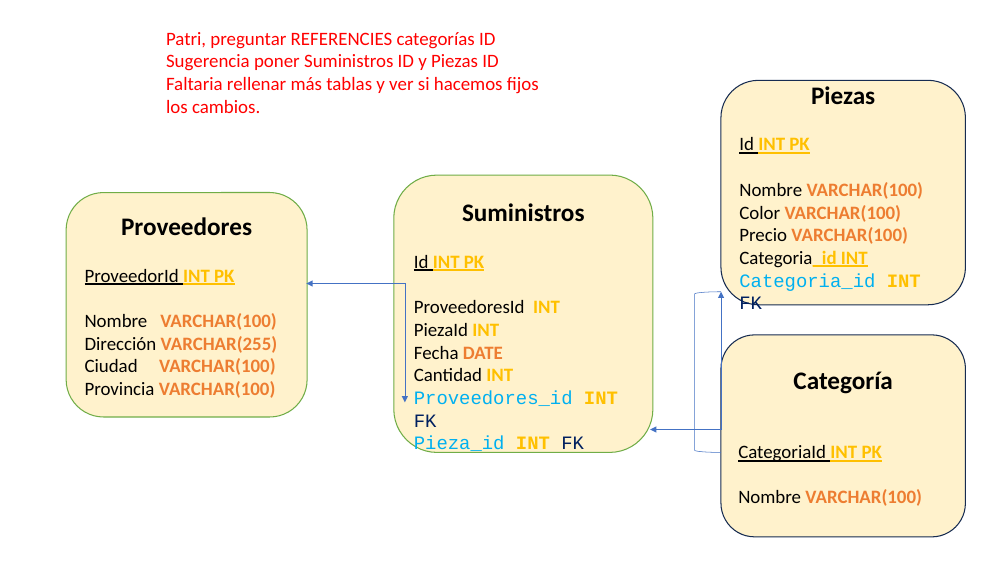
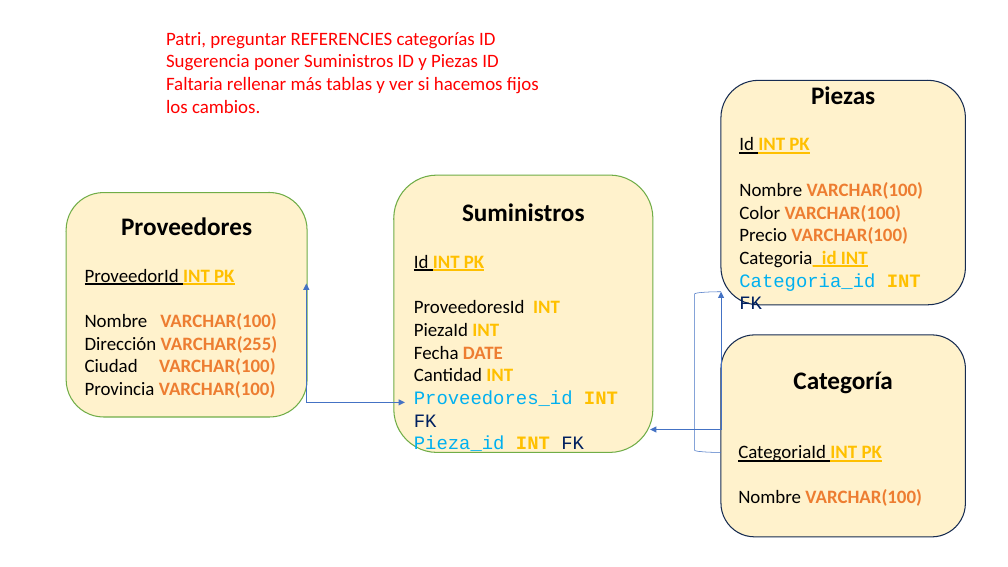
Before and after one commit to somm14/Team-Gadget, a slide deck: slide 2 of Base_datos/Base_datos.odp. Drawn at 1008x567 pixels with LibreOffice and Linux fonts; fonts in the diff are those of the drawing. Boxes give left, top, right and bottom in pixels: in the first picture for what was removed or moved away, otherwise in the second. Text is boxed around its words. In the diff, an @@ line names an element or a change of style, - is before the commit and + after.

```diff
--- a/Base_datos/Base_datos.odp
+++ b/Base_datos/Base_datos.odp
@@ freeform shape "Suministros" at box(394, 175, 653, 453): outline redrawn @@
@@ freeform shape "Proveedores" at box(67, 193, 308, 417): outline redrawn @@
@@ elbow double arrow moved from (306, 284) - (405, 402) to (405, 402) - (306, 284) @@
```
Also in this commit, not shown: 1 slide added, 1 slide removed.
